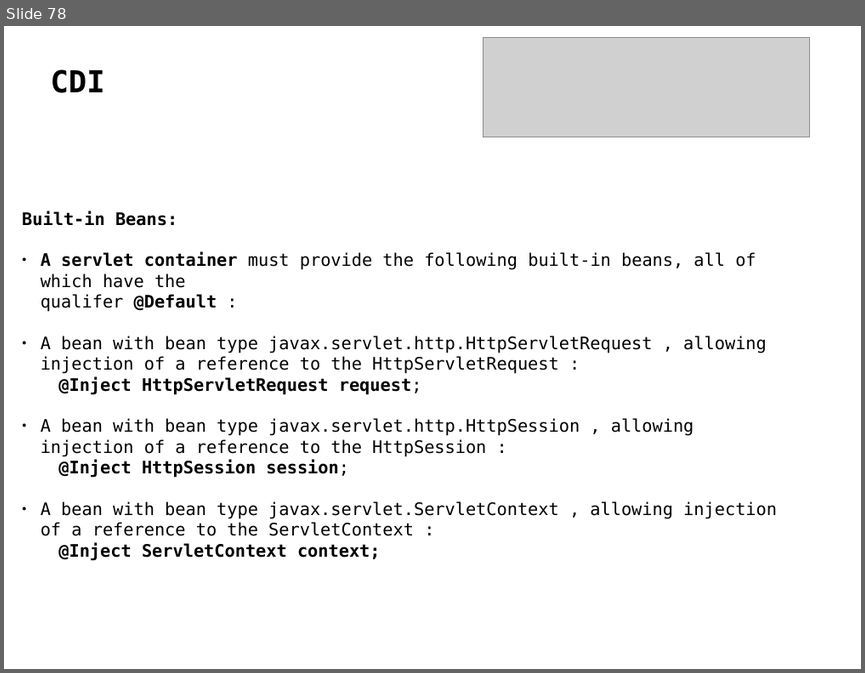
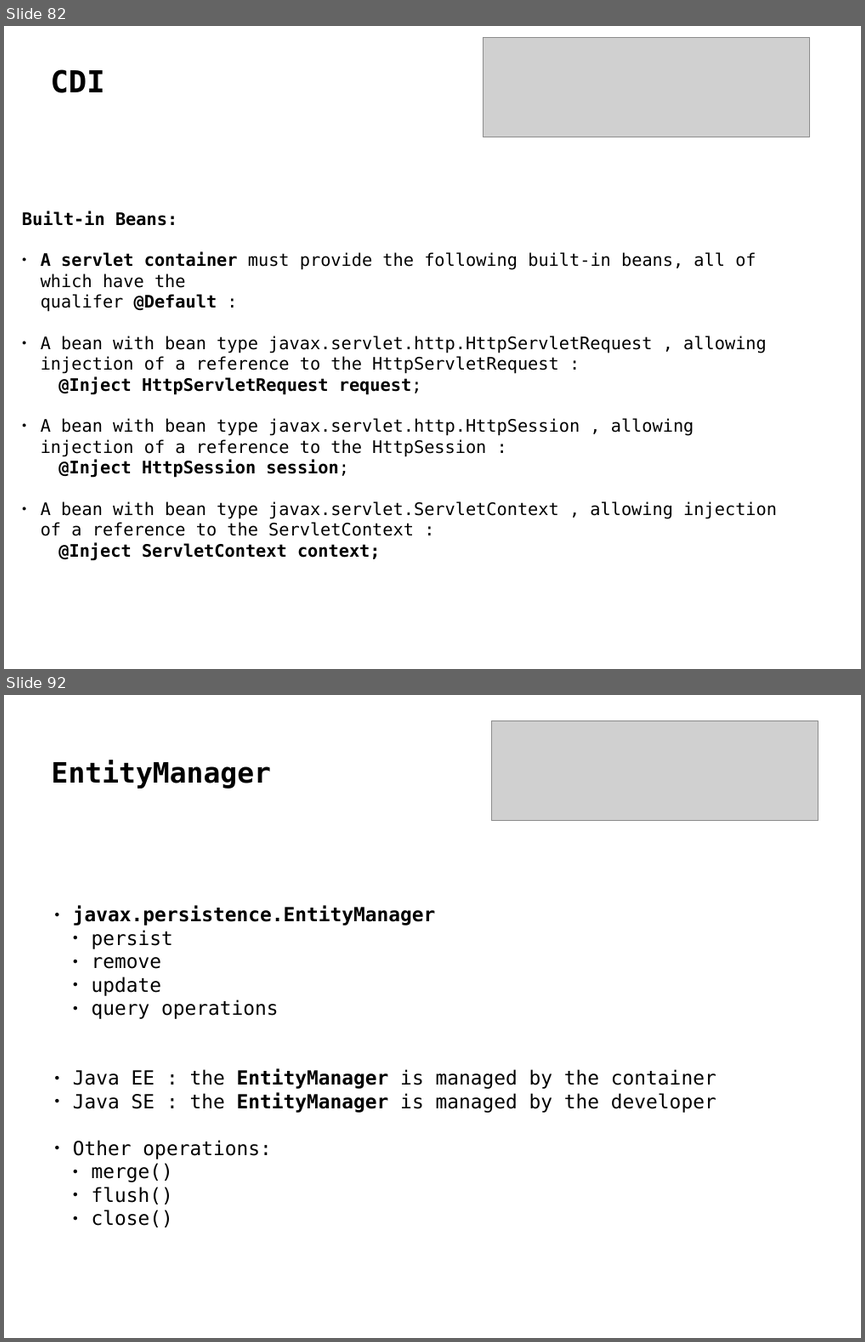
Before and after one commit to delia-popescu/javaee-demo, a slide deck: javaee7.odp. Shown one above the other, each under a label of ours: slide 78 before the commit, slides 82 and 92 after it; the slides between them are not shown. The pictures are 865x673 and 865x1342 pixels, drawn with LibreOffice and Linux fonts; fonts in the diff are those of the drawing; grey boxes stand for pictures. Boxes give left, top, right and bottom in pixels: in the first picture for what was removed or moved away, otherwise in the second. Text is boxed around its words. In the diff, an @@ line names an element or a change of style, - is before the commit and + after.

```diff
--- a/javaee7.odp
+++ b/javaee7.odp
@@ slide 92 added at (x1=4, y1=695, x2=861, y2=1338), background #FFFFFF @@
@@ picture added at (x1=492, y1=721, x2=819, y2=820) @@
@@ title added at (x1=52, y1=760, x2=271, y2=789), 26 pt, text #000000, bold @@
+EntityManager
@@ text added at (x1=73, y1=906, x2=716, y2=1227), 18 pt, text #000000 @@
+● javax.persistence.EntityManager
+  ● persist
+  ● remove
+  ● update
+  ● query operations
+● Java EE : the EntityManager is managed by the container
+● Java SE : the EntityManager is managed by the developer
+● Other operations:
+  ● merge()
+  ● flush()
+  ● close()
@@ what was slide 78 is now slide 82 @@
```
Also in this commit, not shown: 31 other slides added, 26 slides removed, 43 other files.
